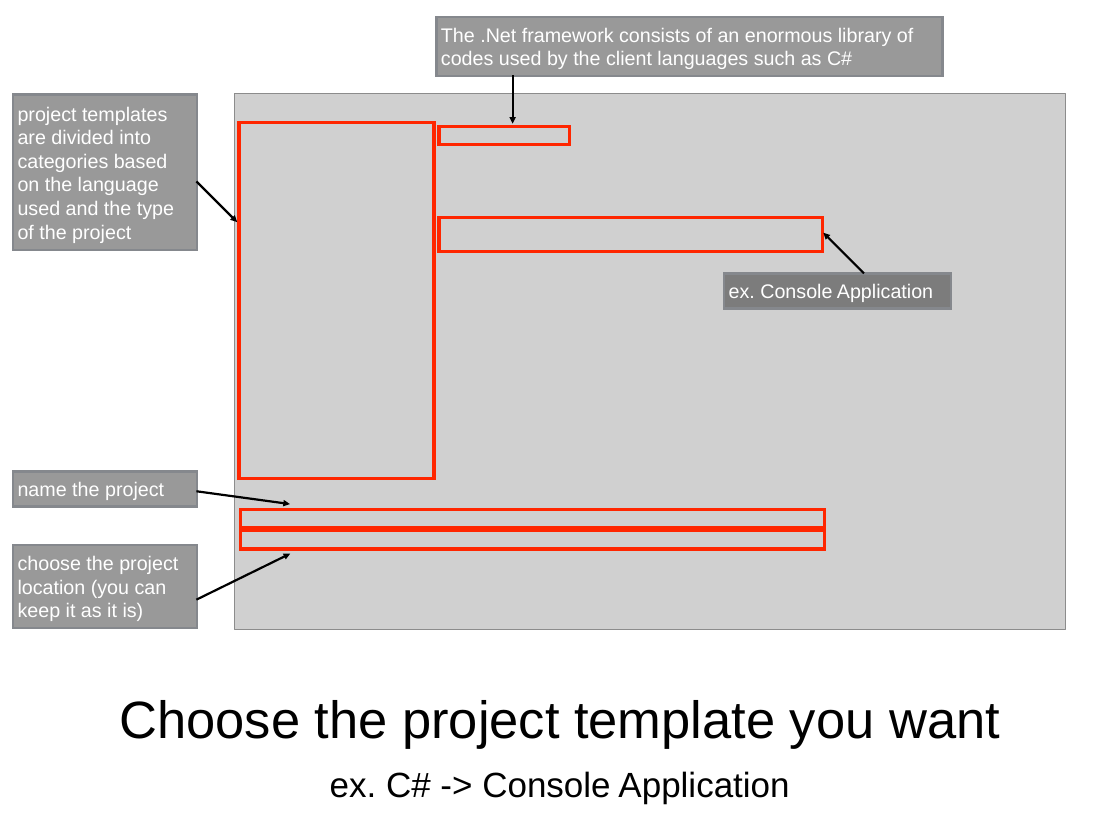
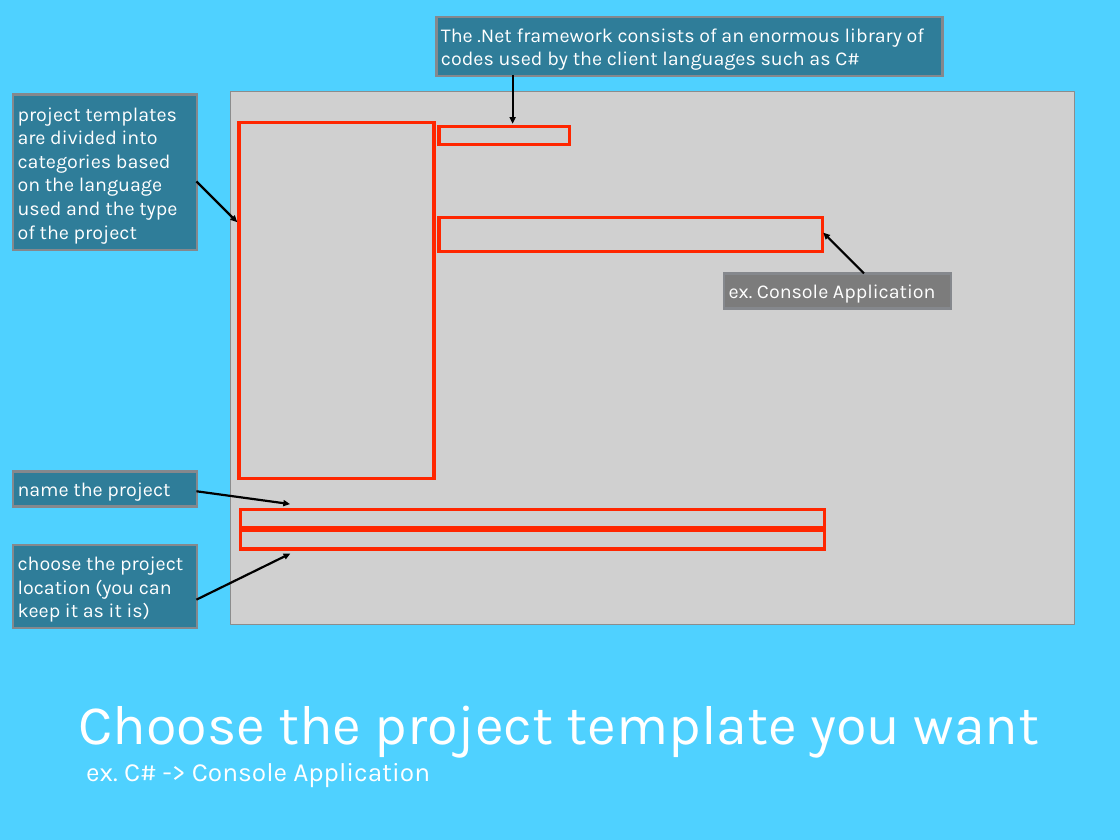
Before and after one commit to Falkhanaizi/TechHub, a slide deck: slide 9 of introduction to C# in VS 2015.pptx. Drawn at 1120x840 pixels with LibreOffice and Linux fonts; fonts in the diff are those of the drawing; grey boxes stand for pictures. Boxes give left, top, right and bottom in pixels: in the first picture for what was removed or moved away, otherwise in the second. Text is boxed around its words. In the diff, an @@ line names an element or a change of style, - is before the commit and + after.

```diff
--- a/introduction to C# in VS 2015.pptx
+++ b/introduction to C# in VS 2015.pptx
@@ background #FFFFFF to #4FD1FF @@
@@ picture: place and size @@
-picture at (235,94,1066,629)
+picture at (231,92,1075,625)
@@ font Arial to Karla in 5 elements at (13,95,198,250), (436,17,942,76), (725,273,951,308), (13,472,198,506), (13,545,198,629) @@
@@ text "Choose the project template you ...": place and size @@
-text "Choose the project template you ..." at (119,700,1000,749)
+text "Choose the project template you ..." at (78,705,1040,758)
@@ text "Choose the project template you ..." at (78,705,1040,758): size 48 to 51 pt, font Arial to Karla, text colour #000000 to #FFFFFF; alignment centre to left; line spacing 1 to 0.8 @@
@@ text "ex. C# -> Console Application": place and size @@
-text "ex. C# -> Console Application" at (330,771,789,804)
+text "ex. C# -> Console Application" at (86,763,430,787)
@@ text "ex. C# -> Console Application" at (86,763,430,787): size 32 to 24 pt, font Arial to Karla, text colour #000000 to #FFFFFF; alignment centre to left; line spacing 1 to 0.9; more space between paragraphs @@
```
Also in this commit, not shown: 56 other slides changed.
